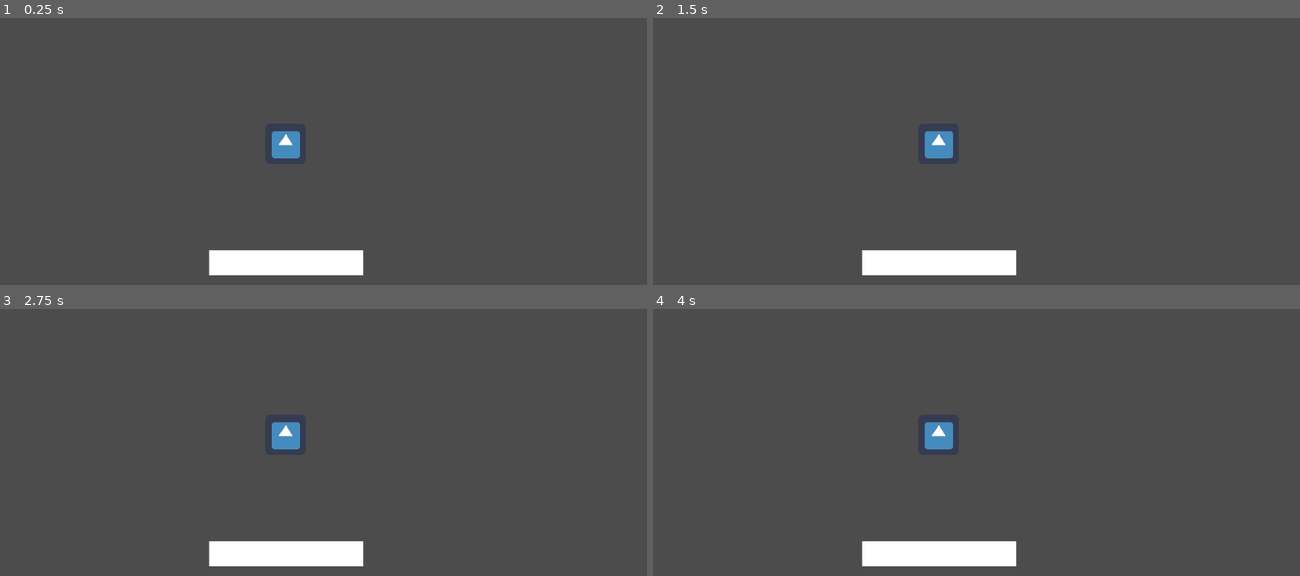
Above: before the commit, frames 1-4 (two rows, left to right).
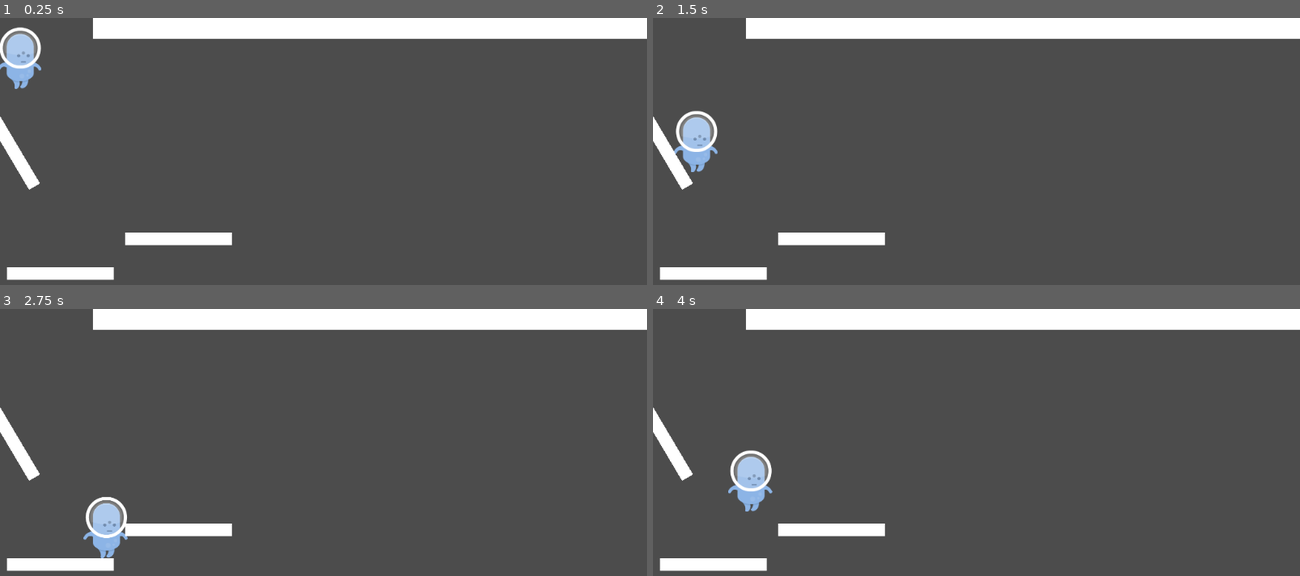
Above: after the commit, the same moments.

Repository: lucasviner/primerjoc
Game: Godot game, scene res://Escenes/Escena cossos.tscn
The game is run twice, just before and just after one commit, with the same random seed, the same clock (stepped at 60 frames per second) and the same inputs. This scene is started directly instead of the project's main scene. The engine's default icon, where the game draws it, is replaced by a stand-in: a white triangle on a blue panel in a dark square.
Inputs:
- Up to frame 1 (0.25 s): no input
- Up to frame 2 (1.5 s): hold Down (mou abaix) 0.53-1.28 s; tap Up (mou adalt) at 0.8, 1.35 s
- Up to frame 3 (2.75 s): tap Right (mou dreta) at 1.55 s; hold Right (mou dreta) from 2.03 s (still down); tap A (mou esquerra) at 2.3 s
- Up to frame 4 (4 s): release Right (mou dreta) at 2.78 s; tap A (mou esquerra) at 2.85 s; tap Down (mou abaix) at 3.05 s; hold Down (mou abaix) from 3.53 s (still down); tap Up (mou adalt) at 3.8 s

The runs differ from the first frame. In frame 1, 13% of the frame differs, in the area x 0-100%, y 0-99%; in frame 2, 13%; in frame 3, 13%; in frame 4, 13%.

Commit message:
Quarta classe
Creació del projecte amb moviment entre daltres coses

Diff:
--- /dev/null
+++ b/Escenes/Cos.gd
@@ -0,0 +1,21 @@
+extends KinematicBody2D
+
+var velocitat_base = 200
+var velocitat = Vector2.ZERO
+var gravetat = Vector2.DOWN * 980
+var salt = Vector2.UP * 500
+
+func _physics_process(delta):
+	velocitat.x = 0
+
+	if Input.is_action_pressed("mou dreta"):
+		velocitat += Vector2.RIGHT * velocitat_base
+
+	if Input.is_action_pressed("mou esquerra"):
+		velocitat += Vector2.LEFT * velocitat_base
+
+	if Input.is_action_just_pressed("mou adalt") and is_on_floor():
+		velocitat += salt
+
+	velocitat += gravetat * delta
+	velocitat = move_and_slide(velocitat, Vector2.UP)
--- a/Escenes/Cos.tscn
+++ b/Escenes/Cos.tscn
@@ -1,14 +1,37 @@
-[gd_scene load_steps=3 format=2]
+[gd_scene load_steps=7 format=2]
 
-[ext_resource path="res://imatges/icon.png" type="Texture" id=1]
+[ext_resource path="res://imatges/Blue/alienBlue_front.png" type="Texture" id=1]
+[ext_resource path="res://Escenes/Cos.gd" type="Script" id=2]
+[ext_resource path="res://imatges/Blue/alienBlue_walk1.png" type="Texture" id=3]
+[ext_resource path="res://imatges/Blue/alienBlue_walk2.png" type="Texture" id=4]
 
-[sub_resource type="RectangleShape2D" id=1]
-extents = Vector2( 32, 32 )
+[sub_resource type="CapsuleShape2D" id=1]
+radius = 59.0
+height = 52.0
 
-[node name="KinematicBody2D" type="KinematicBody2D"]
+[sub_resource type="SpriteFrames" id=2]
+animations = [ {
+"frames": [ ExtResource( 3 ), ExtResource( 4 ) ],
+"loop": true,
+"name": "camina",
+"speed": 5.0
+}, {
+"frames": [ ExtResource( 1 ) ],
+"loop": true,
+"name": "quiet",
+"speed": 5.0
+} ]
 
-[node name="Sprite" type="Sprite" parent="."]
-texture = ExtResource( 1 )
+[node name="Personatge" type="KinematicBody2D"]
+script = ExtResource( 2 )
 
 [node name="CollisionShape2D" type="CollisionShape2D" parent="."]
+visible = false
+position = Vector2( 5, -86 )
 shape = SubResource( 1 )
+
+[node name="AnimatedSprite" type="AnimatedSprite" parent="."]
+position = Vector2( 1, -97 )
+frames = SubResource( 2 )
+animation = "camina"
+playing = true
--- a/Escenes/Escena cossos.tscn
+++ b/Escenes/Escena cossos.tscn
@@ -6,7 +6,22 @@
 [node name="Node2D" type="Node2D"]
 
 [node name="Terra" parent="." instance=ExtResource( 1 )]
-position = Vector2( 331, 369 )
+position = Vector2( -119, 277 )
+scale = Vector2( 0.5, 0.5 )
 
-[node name="KinematicBody2D" parent="." instance=ExtResource( 2 )]
-position = Vector2( 452, 200 )
+[node name="Personatge" parent="." instance=ExtResource( 2 )]
+position = Vector2( 30, 80 )
+scale = Vector2( 0.5, 0.5 )
+
+[node name="Terra2" parent="." instance=ExtResource( 1 )]
+position = Vector2( 13, -55 )
+rotation = 1.03673
+scale = Vector2( 0.5, 0.5 )
+
+[node name="Terra3" parent="." instance=ExtResource( 1 )]
+position = Vector2( 68, 222 )
+scale = Vector2( 0.5, 0.5 )
+
+[node name="Terra4" parent="." instance=ExtResource( 1 )]
+position = Vector2( -638, -798 )
+scale = Vector2( 3.02, 3 )
--- a/Escenes/Godot/Godot.gd
+++ b/Escenes/Godot/Godot.gd
@@ -31,16 +31,17 @@
 	direccio = Vector2.ZERO
 	if Input.is_action_pressed("mou dreta"):
 		direccio += Vector2.RIGHT
-		$Godot.rotation_degrees += 300003000030000
+
 #		modulate = Color(1,0,0)
 	if Input.is_action_pressed("mou esquerra"):
 		direccio += Vector2.LEFT
-		$Godot.rotation_degrees += 300003000030000
+
+	if Input.is_action_pressed("mou adalt"):
 		direccio += Vector2.UP
-		$Godot.rotation_degrees += 300003000030000
+
 	if Input.is_action_pressed("mou abaix"):
 		direccio += Vector2.DOWN
-		$Godot.rotation_degrees += 300003000030000
+
 	position += direccio.normalized() * velocitat * delta
 	direccio= Vector2(0,0)
 
--- a/Escenes/Terra.tscn
+++ b/Escenes/Terra.tscn
@@ -1,14 +1,18 @@
 [gd_scene load_steps=2 format=2]
 
 [sub_resource type="RectangleShape2D" id=1]
-extents = Vector2( 122, 20 )
+extents = Vector2( 169, 19.5 )
 
 [node name="Terra" type="StaticBody2D"]
 
 [node name="ColorRect" type="ColorRect" parent="."]
-margin_right = 244.0
-margin_bottom = 40.0
+margin_left = 260.0
+margin_top = 237.0
+margin_right = 937.0
+margin_bottom = 277.0
+rect_scale = Vector2( 0.5, 1 )
 
 [node name="CollisionShape2D" type="CollisionShape2D" parent="."]
-position = Vector2( 122, 20 )
+visible = false
+position = Vector2( 430, 256.5 )
 shape = SubResource( 1 )
Binary file added: imatges/Blue/alienBlue_climb1.png
Not shown, added: imatges/Blue/alienBlue_climb1.png.import
Binary file added: imatges/Blue/alienBlue_climb2.png
Not shown, added: imatges/Blue/alienBlue_climb2.png.import
Binary file added: imatges/Blue/alienBlue_duck.png
Not shown, added: imatges/Blue/alienBlue_duck.png.import
Binary file added: imatges/Blue/alienBlue_front.png
Not shown, added: imatges/Blue/alienBlue_front.png.import
Binary file added: imatges/Blue/alienBlue_hit.png
Not shown, added: imatges/Blue/alienBlue_hit.png.import
Binary file added: imatges/Blue/alienBlue_jump.png
Not shown, added: imatges/Blue/alienBlue_jump.png.import
(and 10 more such lines)
